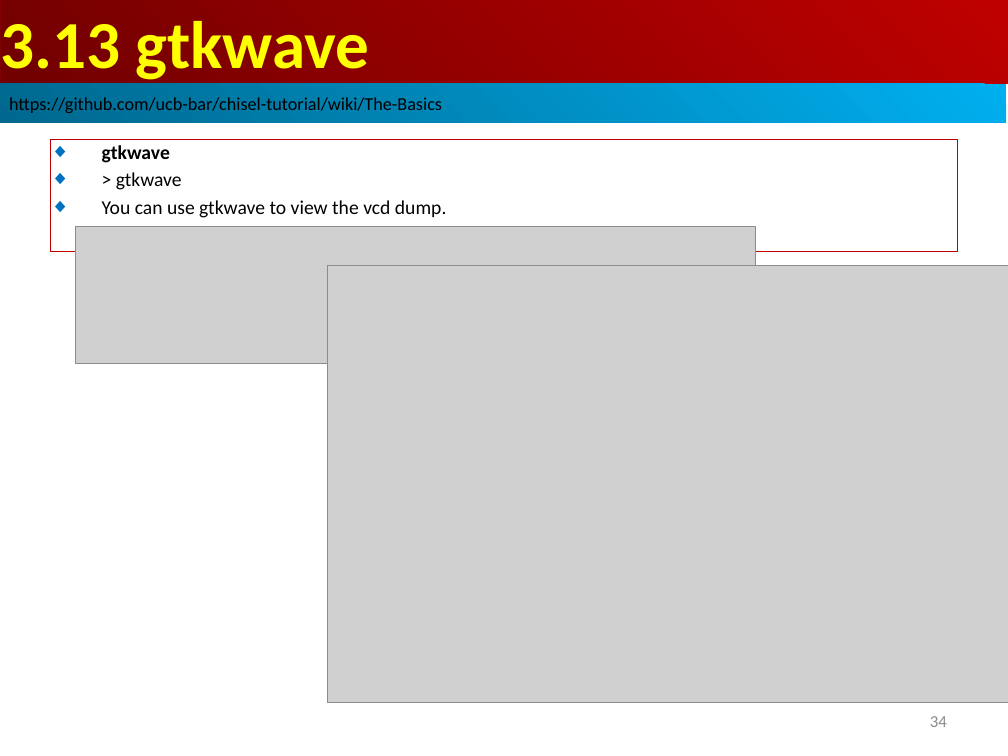
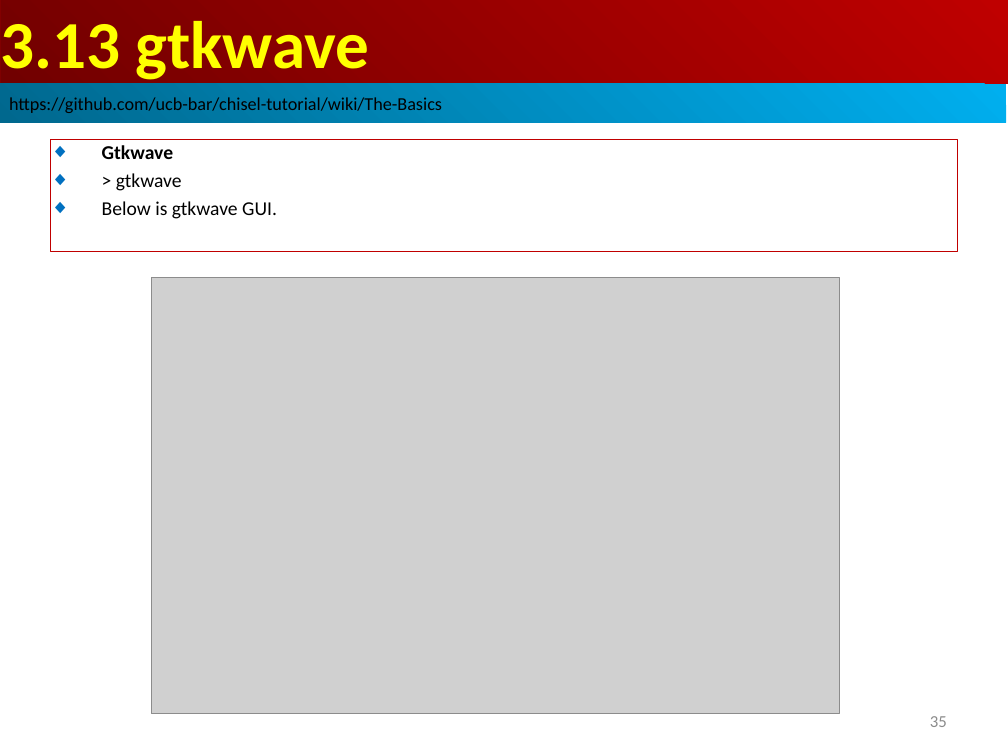
Before and after one commit to peterhchen/AIU_CS800_Chisel, a slide deck: slide 35 of 700_Chisel_Tut/003_Basic/000_Video/003_Basics.ppt (slide 34 before the commit). Drawn at 1008x756 pixels with LibreOffice and Linux fonts; fonts in the diff are those of the drawing; grey boxes stand for pictures. Boxes give left, top, right and bottom in pixels: in the first picture for what was removed or moved away, otherwise in the second. Text is boxed around its words. In the diff, an @@ line names an element or a change of style, - is before the commit and + after.

```diff
--- a/700_Chisel_Tut/003_Basic/000_Video/003_Basics.ppt
+++ b/700_Chisel_Tut/003_Basic/000_Video/003_Basics.ppt
@@ text in rectangle at <box>102,145,174,159</box>: text changed @@
-◆ gtkwave
+◆ Gtkwave
@@ text in rectangle at <box>102,201,277,219</box>: text changed @@
-◆ You can use gtkwave to view the vcd dump.
+◆ Below is gtkwave GUI.
@@ picture removed at <box>76,227,756,363</box> @@
@@ picture: place and size @@
-picture at <box>328,265,1008,702</box>
+picture at <box>151,277,839,714</box>
@@ page number at <box>930,716,947,727</box>: text changed @@
-34
+35
```
Also in this commit, not shown: 1 other slide changed, 2 slides added.
